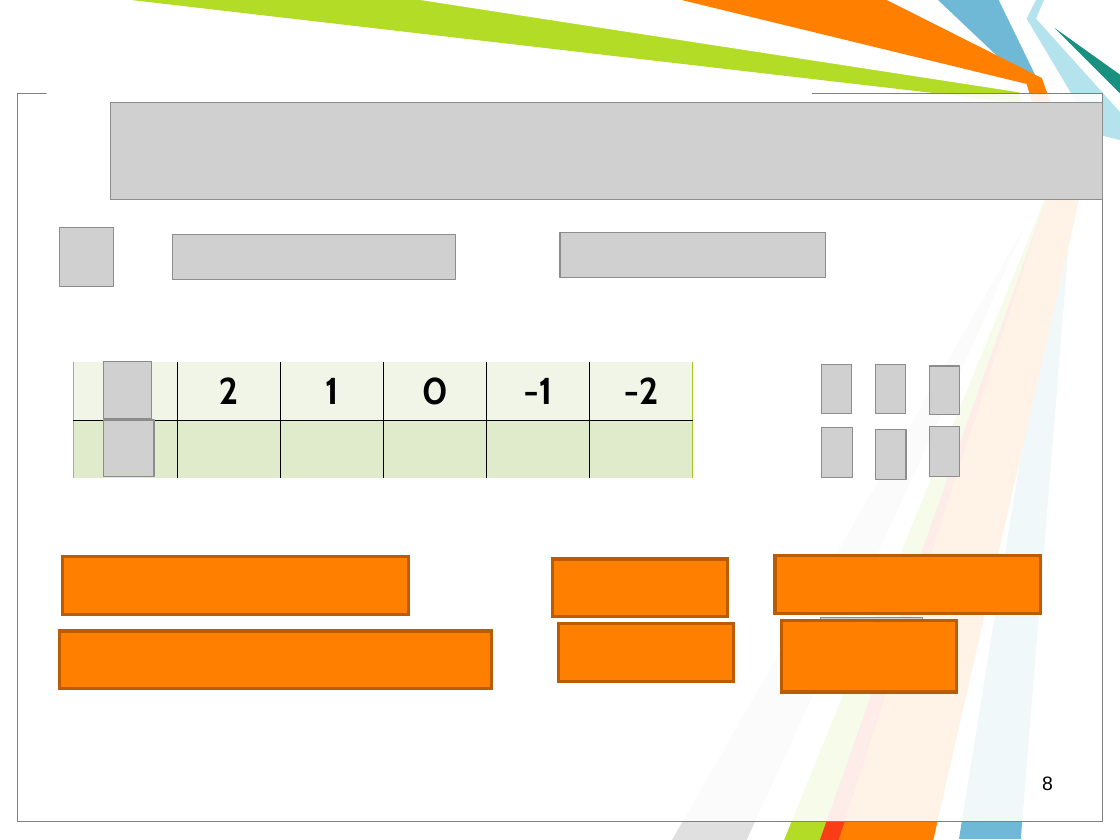
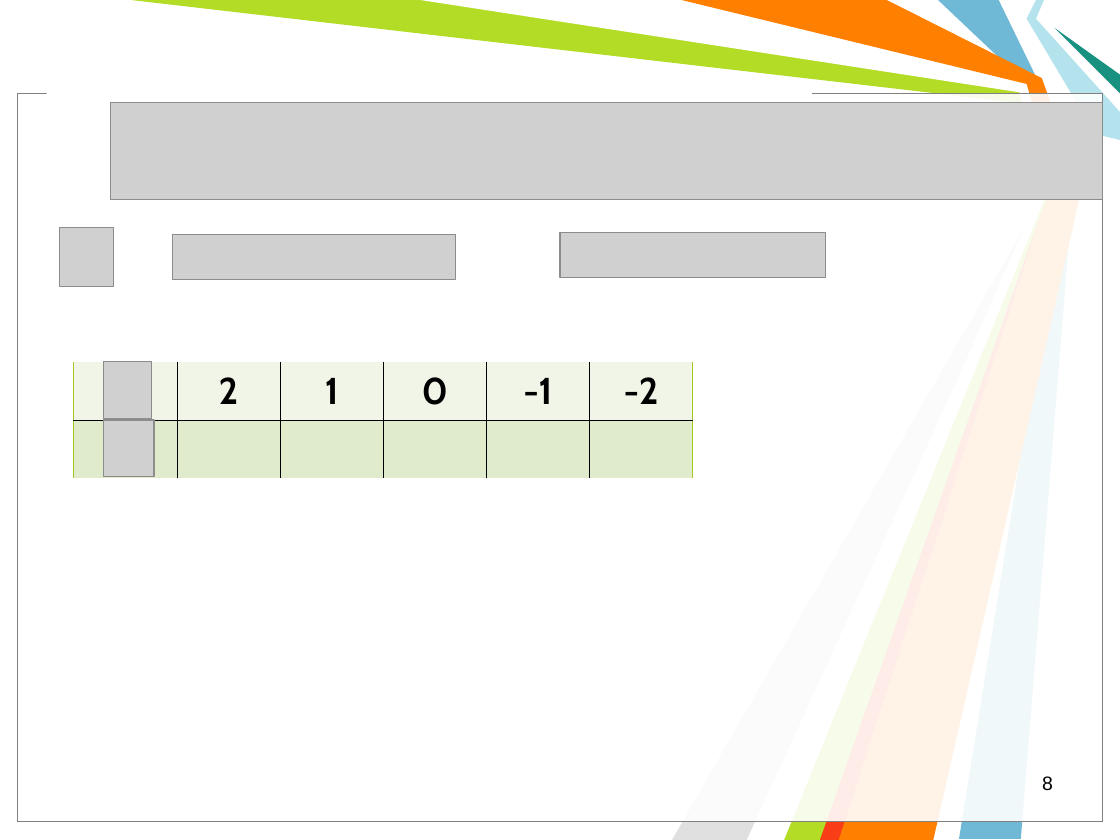
Before and after one commit to l432/NMK, a slide deck: slide 8 of Lecture/Chem/Lessons14/Less00_14s.ppt. Drawn at 1120x840 pixels with LibreOffice and Linux fonts; fonts in the diff are those of the drawing; grey boxes stand for pictures; background and template pictures are left out. Boxes give left, top, right and bottom in pixels: in the first picture for what was removed or moved away, otherwise in the second. Text is boxed around its words. In the diff, an @@ line names an element or a change of style, - is before the commit and + after.

```diff
--- a/Lecture/Chem/Lessons14/Less00_14s.ppt
+++ b/Lecture/Chem/Lessons14/Less00_14s.ppt
@@ picture removed at (822, 365, 852, 414) @@
@@ picture removed at (876, 365, 906, 414) @@
@@ picture removed at (930, 366, 960, 416) @@
@@ picture removed at (822, 428, 852, 478) @@
@@ picture removed at (876, 430, 906, 480) @@
@@ picture removed at (930, 427, 960, 477) @@
@@ rectangle removed at (63, 557, 409, 615) @@
@@ rectangle removed at (552, 559, 728, 617) @@
@@ rectangle removed at (775, 556, 1040, 613) @@
@@ picture removed at (780, 554, 1036, 606) @@
@@ rectangle removed at (558, 624, 732, 682) @@
@@ rectangle removed at (781, 620, 956, 692) @@
@@ picture removed at (820, 617, 923, 690) @@
@@ rectangle removed at (59, 631, 492, 689) @@
@@ picture removed at (66, 638, 492, 683) @@
```
Also in this commit, not shown: 3 other slides changed, 8 slides added, 9 slides removed, 4 other files.
